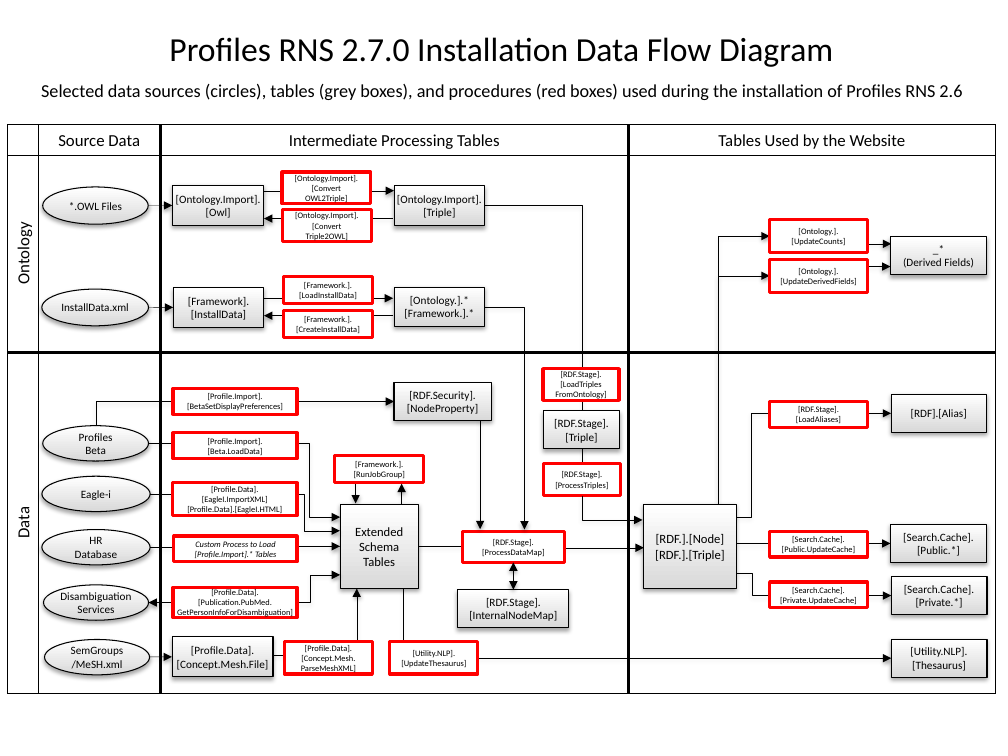
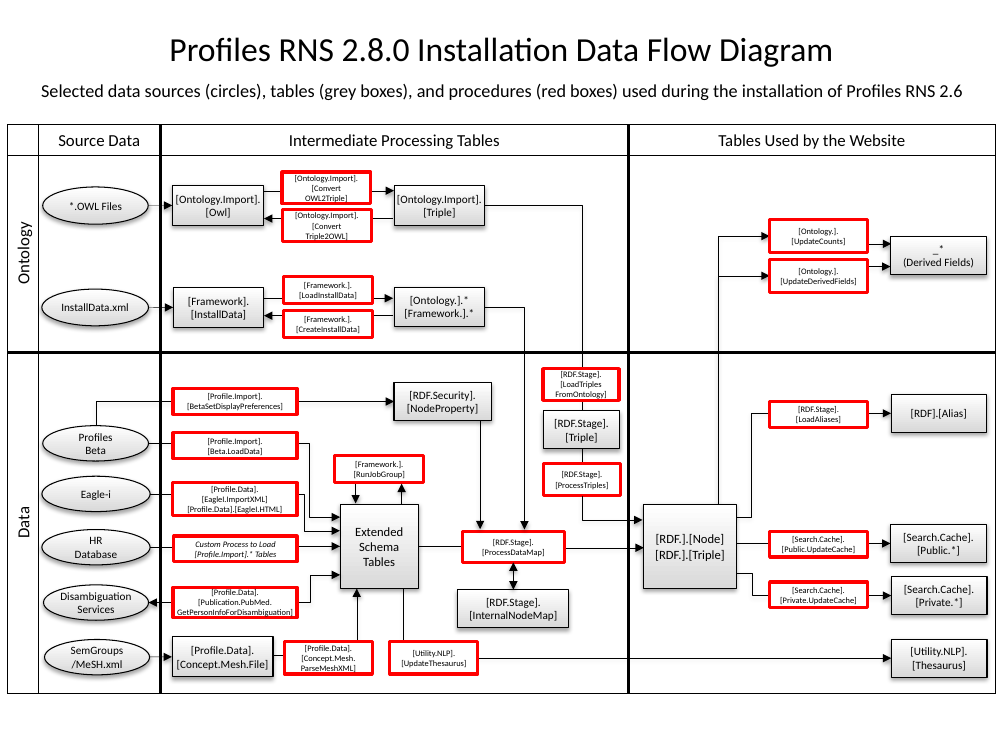
Before and after one commit to ProfilesRNS/ProfilesRNS, a slide deck: slide 1 of Documentation/ProfilesRNS_DataFlowDiagram.pptx. Drawn at 1008x756 pixels with LibreOffice and Linux fonts; fonts in the diff are those of the drawing. Boxes give left, top, right and bottom in pixels: in the first picture for what was removed or moved away, otherwise in the second. Text is boxed around its words. In the diff, an @@ line names an element or a change of style, - is before the commit and + after.

```diff
--- a/Documentation/ProfilesRNS_DataFlowDiagram.pptx
+++ b/Documentation/ProfilesRNS_DataFlowDiagram.pptx
@@ text at (169, 37, 833, 67): text changed @@
-Profiles RNS 2.7.0 Installation Data Flow Diagram
+Profiles RNS 2.8.0 Installation Data Flow Diagram
```
Also in this commit, not shown: 6 other files.
